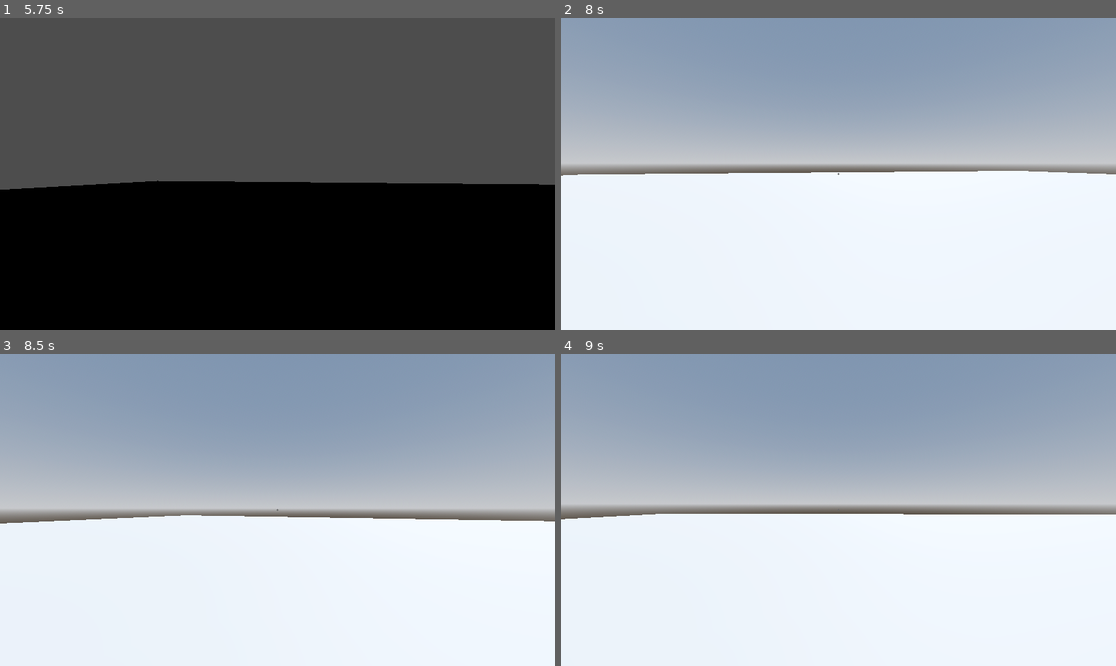
Above: before the commit, frames 1-4 (two rows, left to right).
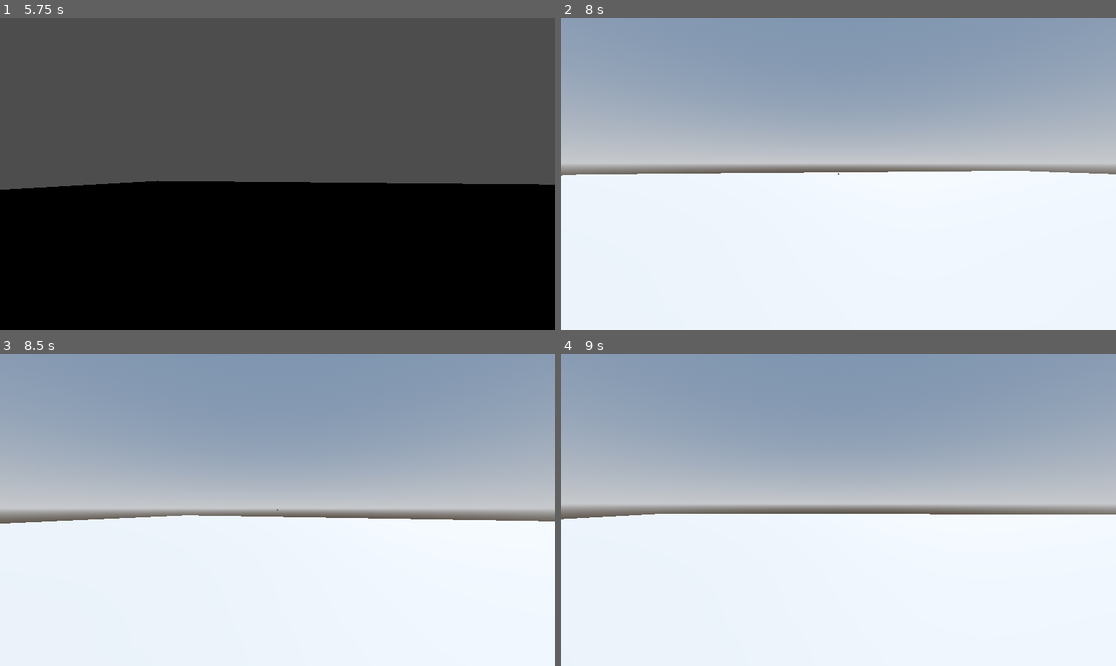
Above: after the commit, the same moments.

Repository: AntarixaSoftware/Teknologi_Game-Lilu
Game: Godot game, scene res://Scenes/alam_lain.tscn
The game is run twice, just before and just after one commit, with the same random seed, the same clock (stepped at 60 frames per second) and the same inputs. This scene is started directly instead of the project's main scene.
Inputs (mouse positions are in pixels of both pictures, inside the frame that each line leads up to):
- Up to frame 1 (5.75 s): tap Enter at 0.5 s; move the mouse to (271, 180) at 0.52 s; hold W (forward) 0.53-2.78 s; tap F (flashlight) at 0.6, 2.85, 5.1 s; tap Space (jump) at 0.77, 1.52, 3.02, 3.77, 4.52 s; move the mouse to (316, 177) at 1.27 s; tap E (interact) at 1.35, 3.6 s; move the mouse to (233, 170) at 2.02 s; hold Shift (sprint) 2.03-2.78 s; move the mouse to (283, 174) at 2.77 s; hold A (left) 2.78-3.53 s; move the mouse to (255, 167) at 3.52 s; hold W (forward) from 3.53 s (still down); move the mouse to (305, 174) at 4.27 s; tap Shift (sprint) at 4.35 s; move the mouse to (249, 174) at 5.02 s
- Up to frame 2 (8 s): move the mouse to (849, 167) at 5.77 s; release W (forward) at 5.78 s; hold D (right) 5.78-6.53 s; tap E (interact) at 5.85 s; tap Space (jump) at 6.02, 6.77, 7.52 s; move the mouse to (832, 180) at 6.52 s; hold Shift (sprint) 6.53-7.28 s; hold W (forward) from 6.53 s (still down); move the mouse to (877, 177) at 7.27 s; tap F (flashlight) at 7.35 s
- Up to frame 3 (8.5 s): keep holding W (forward); move the mouse to (233, 506) at 8.02 s; tap E (interact) at 8.1 s
- Up to frame 4 (9 s): move the mouse to (844, 510) at 8.77 s; release W (forward) at 8.78 s; hold A (left) from 8.78 s (still down); tap Shift (sprint) at 8.85 s

Frame 1 is identical in both runs. In frame 2, less than 0.1% of the frame differs, in the area x 0-99%, y 48-51%; in frame 3, less than 0.1%, in the area x 1-98%, y 51-55%; in frame 4, less than 0.1%.

Commit message:
change scene
change scene sudah berhasil, tapi save state dari main scene belum bisa di load

Diff:
--- a/Scenes/portal_back.gd
+++ b/Scenes/portal_back.gd
@@ -4,14 +4,10 @@
 
 func _on_body_entered(body):
 	if body.name == "Main Character":
-		if get_tree().current_scene != null:
-			get_tree().current_scene.queue_free()
+		call_deferred("load_main_scene")
 
-		var main_scene = load(main_scene_path).instantiate()
-		get_tree().root.add_child(main_scene)
-
-		var saved_state = GameState.load_state()
-
-		if saved_state.has("player_position") and main_scene.has_node("Player"):
-			var player = main_scene.get_node("Player") as CharacterBody3D
-			player.global_transform.origin = saved_state["player_position"]
+func load_main_scene() -> void:
+	var main_scene = load(main_scene_path) as PackedScene
+	var saved_state = GameState.load_state()
+	print("Saved state: ", saved_state)
+	get_tree().change_scene_to_packed(main_scene)
--- a/portal.gd
+++ b/portal.gd
@@ -9,7 +9,8 @@
 	if body.name == "Main Character":
 		GameState.save_state(body.global_transform.origin, get_tree().current_scene.name)
 
-		get_tree().current_scene.queue_free()
+		call_deferred("change_scene_to_alam_lain")
 
-		var new_scene = load(alam_lain_path).instantiate()
-		get_tree().root.add_child(new_scene)
+func change_scene_to_alam_lain():
+	var new_scene = load(alam_lain_path) as PackedScene
+	get_tree().change_scene_to_packed(new_scene)
